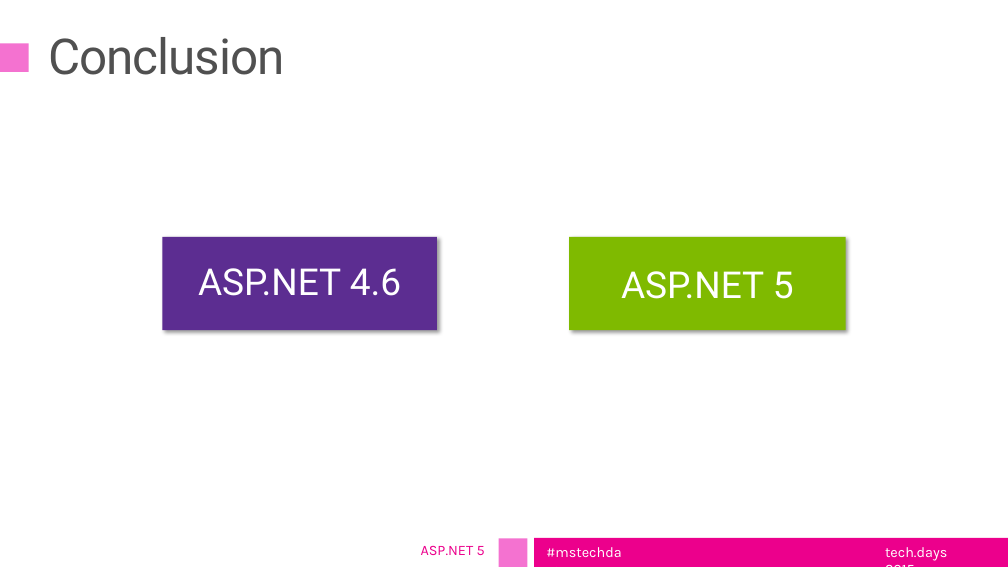
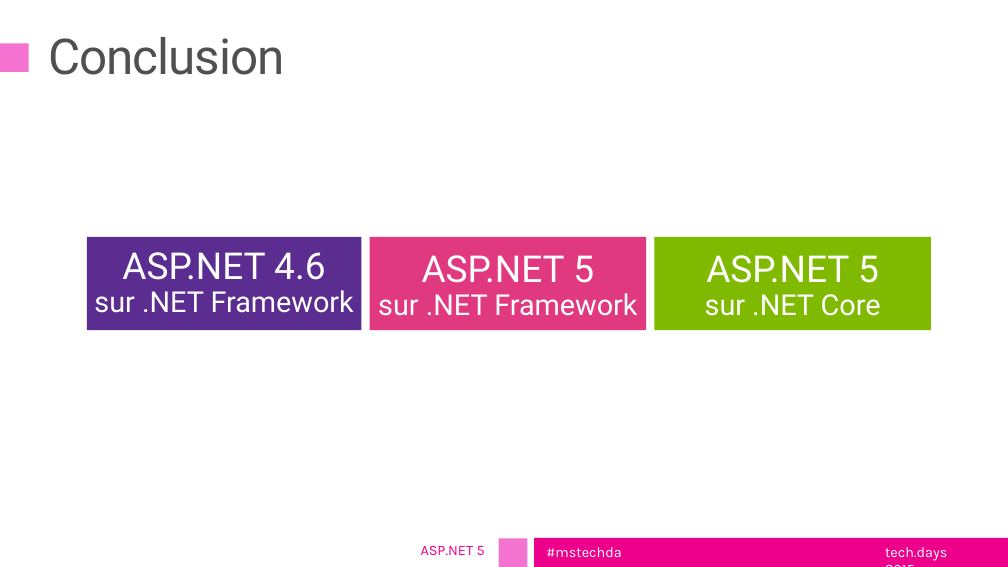
Before and after one commit to DXFrance/Evenements, a slide deck: slide 14 of TechDaysTour2015/Développement web/TechdaysTour2015_Session ASP.NET 5.pptx (slide 12 before the commit). Drawn at 1008x567 pixels with LibreOffice and Linux fonts; fonts in the diff are those of the drawing; background and template pictures are left out. Boxes give left, top, right and bottom in pixels: in the first picture for what was removed or moved away, otherwise in the second. Text is boxed around its words. In the diff, an @@ line names an element or a change of style, - is before the commit and + after.

```diff
--- a/TechDaysTour2015/Développement web/TechdaysTour2015_Session ASP.NET 5.pptx
+++ b/TechDaysTour2015/Développement web/TechdaysTour2015_Session ASP.NET 5.pptx
@@ rectangle "ASP.NET 4.6" moved from (x1=162, y1=236, x2=437, y2=330) to (x1=87, y1=236, x2=361, y2=330) @@
@@ rectangle "ASP.NET 4.6" at (x1=87, y1=236, x2=361, y2=330): shadow off @@
@@ rectangle "ASP.NET 5" moved from (x1=569, y1=236, x2=846, y2=330) to (x1=370, y1=236, x2=646, y2=330) @@
@@ rectangle "ASP.NET 5" at (x1=370, y1=236, x2=646, y2=330): fill #7FBA00 to #E0397F; shadow off @@
@@ rectangle added at (x1=654, y1=236, x2=931, y2=330), fill #7FBA00, 28 pt, text #FFFFFF @@
+ASP.NET 5
+sur .NET Core
@@ text in rectangle at (x1=94, y1=290, x2=354, y2=313): paragraph added @@
+sur .NET Framework
@@ text in rectangle at (x1=378, y1=293, x2=637, y2=316): paragraph added @@
+sur .NET Framework
```
Also in this commit, not shown: 1 other slide changed, 3 slides added, 1 slide removed, 3 other files.
